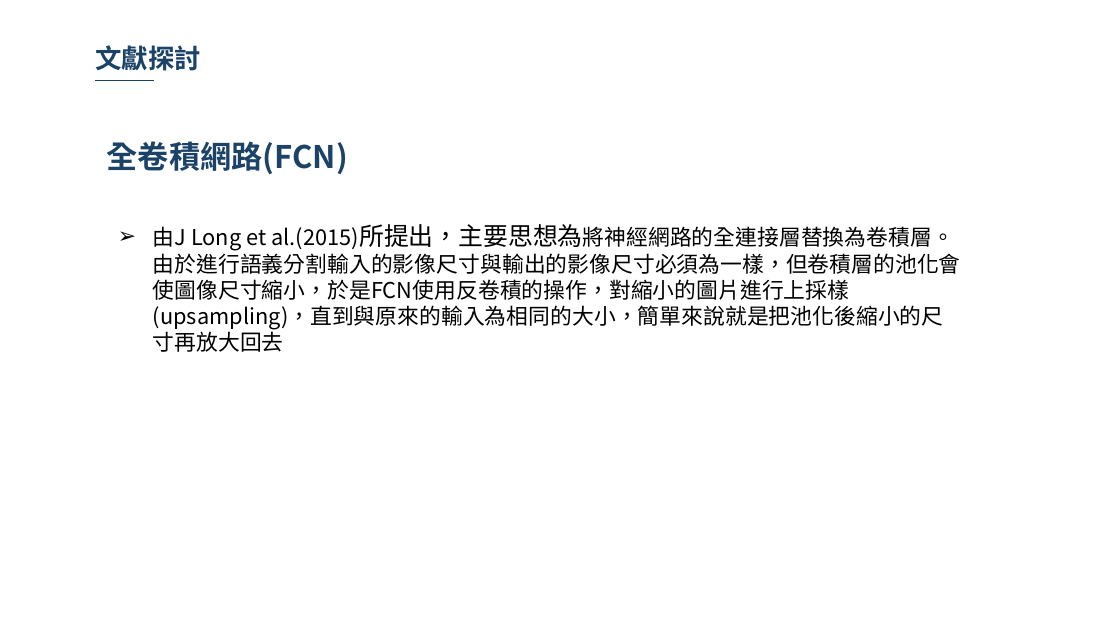
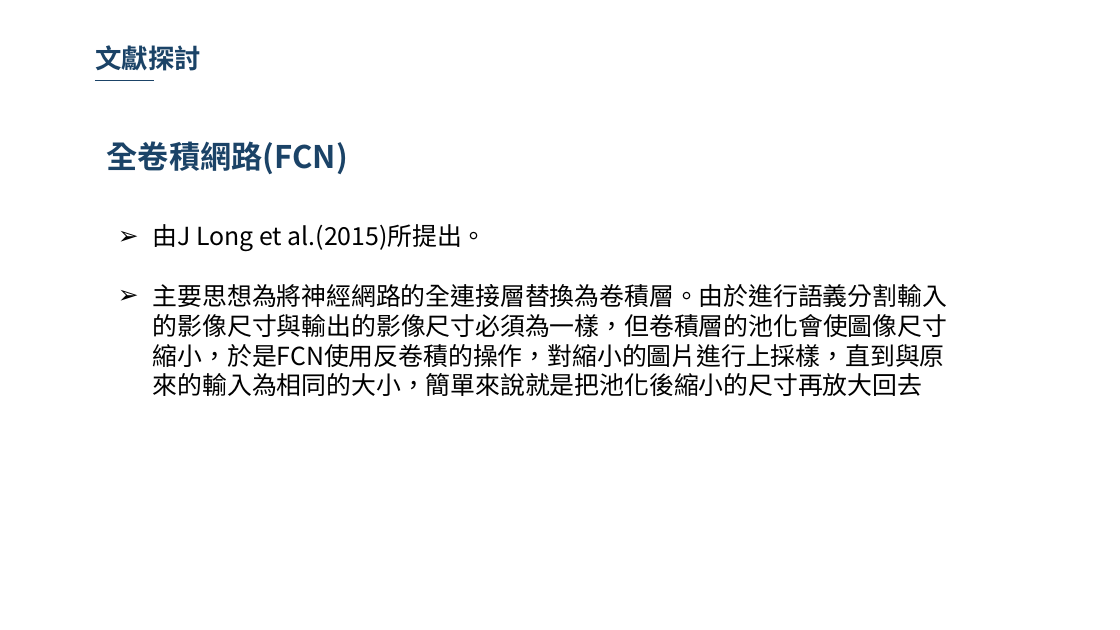
Before and after one commit to 10994015/paper, a slide deck: slide 16 of 論文/論文初審.pptx (slide 14 before the commit). Drawn at 1120x630 pixels with LibreOffice and Linux fonts; fonts in the diff are those of the drawing; background and template pictures are left out. Boxes give left, top, right and bottom in pixels: in the first picture for what was removed or moved away, otherwise in the second. Text is boxed around its words. In the diff, an @@ line names an element or a change of style, - is before the commit and + after.

```diff
--- a/論文/論文初審.pptx
+++ b/論文/論文初審.pptx
@@ text at (153,224,947,396): text changed; size 14 to 16 pt @@
-➢ 由J Long et al.(2015)所提出，主要思想為將神經網路的全連接層替換為卷積層。由於進行語義分割輸入的影像尺寸與輸出的影像尺寸必須為一樣，但卷積層的池化會使圖像尺寸縮小，於是FCN使用反卷積的操作，對縮小的圖片進行上採樣(upsampling)，直到與原來的輸入為相同的大小，簡單來說就是把池化後縮小的尺寸再放大回去
+➢ 由J Long et al.(2015)所提出。
+➢ 主要思想為將神經網路的全連接層替換為卷積層。由於進行語義分割輸入的影像尺寸與輸出的影像尺寸必須為一樣，但卷積層的池化會使圖像尺寸縮小，於是FCN使用反卷積的操作，對縮小的圖片進行上採樣，直到與原來的輸入為相同的大小，簡單來說就是把池化後縮小的尺寸再放大回去
```
Also in this commit, not shown: 18 other slides changed, 3 slides added, 1 slide removed.
